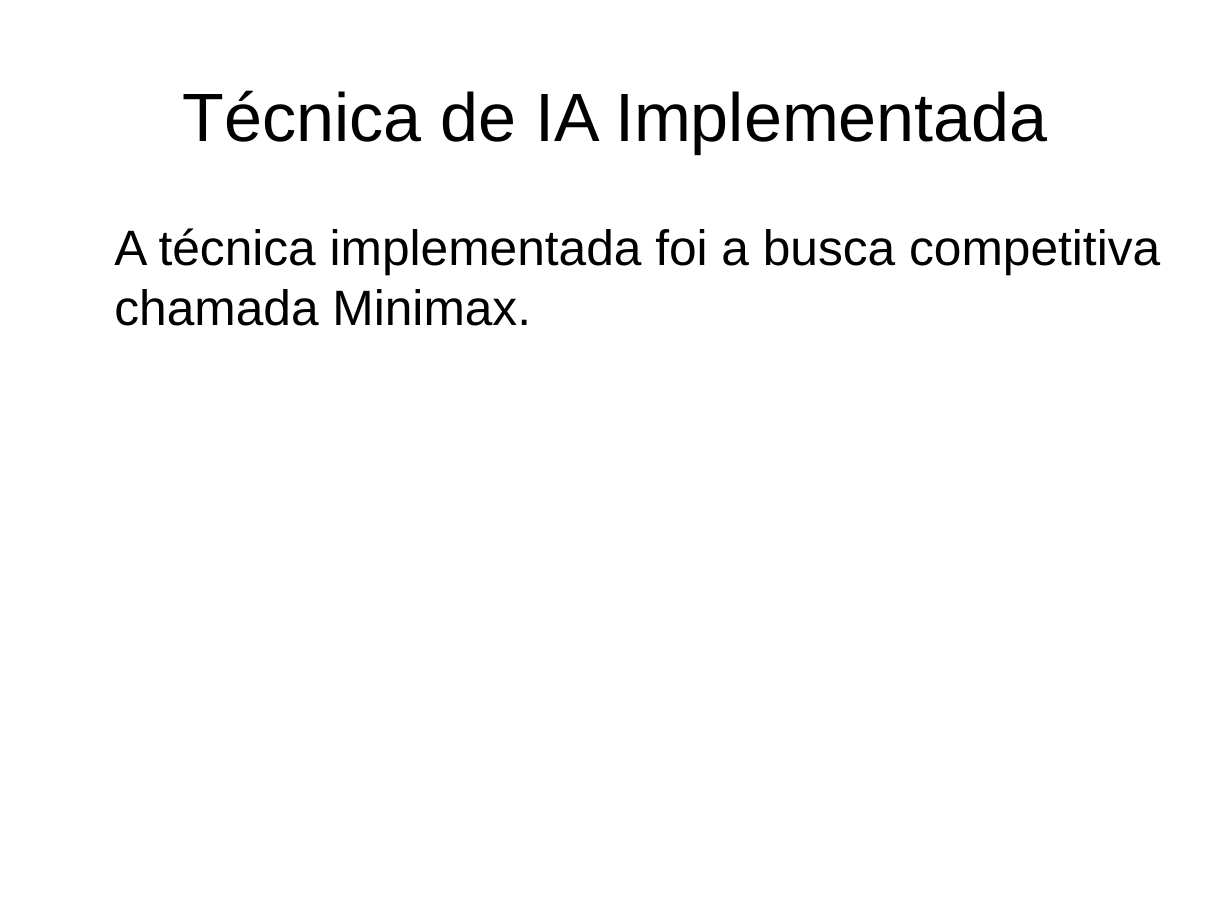
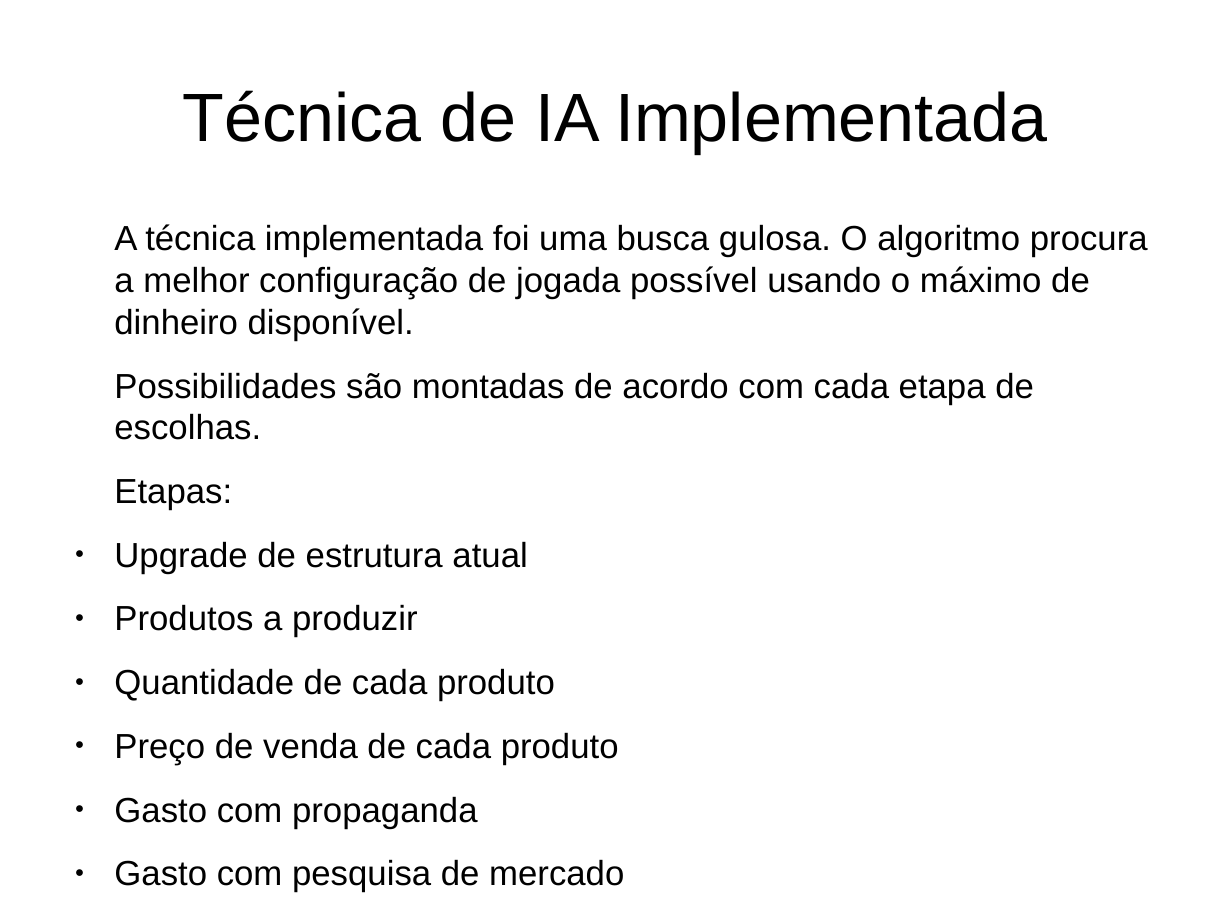
Before and after one commit to Pedr0Rocha/IA, a slide deck: slide 16 of Apresentacao.odp. Drawn at 1232x924 pixels with LibreOffice and Linux fonts; fonts in the diff are those of the drawing. Boxes give left, top, right and bottom in pixels: in the first picture for what was removed or moved away, otherwise in the second. Text is boxed around its words. In the diff, an @@ line names an element or a change of style, - is before the commit and + after.

```diff
--- a/Apresentacao.odp
+++ b/Apresentacao.odp
@@ text at (x1=114, y1=224, x2=1148, y2=892): text changed; size 32 to 22.4 pt @@
-A técnica implementada foi a busca competitiva chamada Minimax.
+A técnica implementada foi uma busca gulosa. O algoritmo procura a melhor configuração de jogada possível usando o máximo de dinheiro disponível.
+Possibilidades são montadas de acordo com cada etapa de escolhas.
+Etapas:
+● Upgrade de estrutura atual
+● Produtos a produzir
+● Quantidade de cada produto
+● Preço de venda de cada produto
+● Gasto com propaganda
+● Gasto com pesquisa de mercado
```
Also in this commit, not shown: 3 other slides changed, 6 slides added, 1 slide removed, 15 other files.
